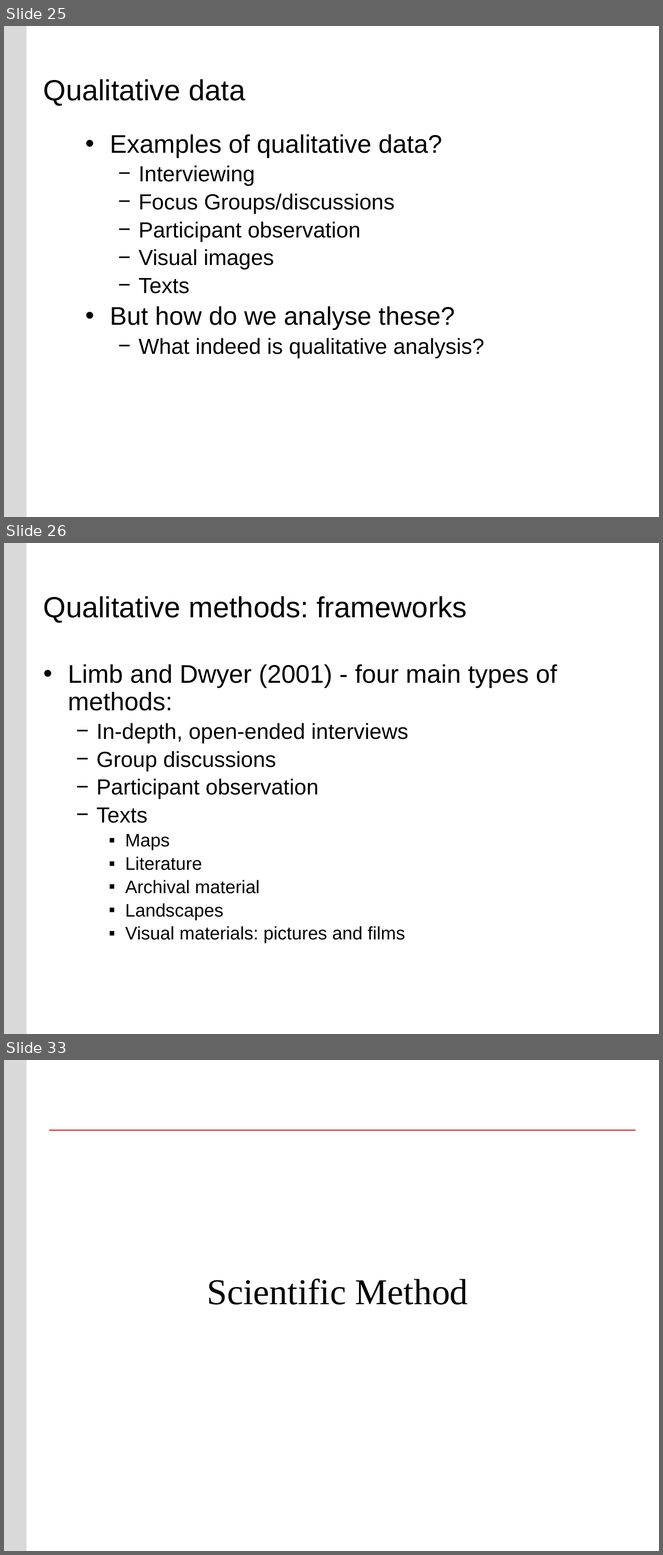
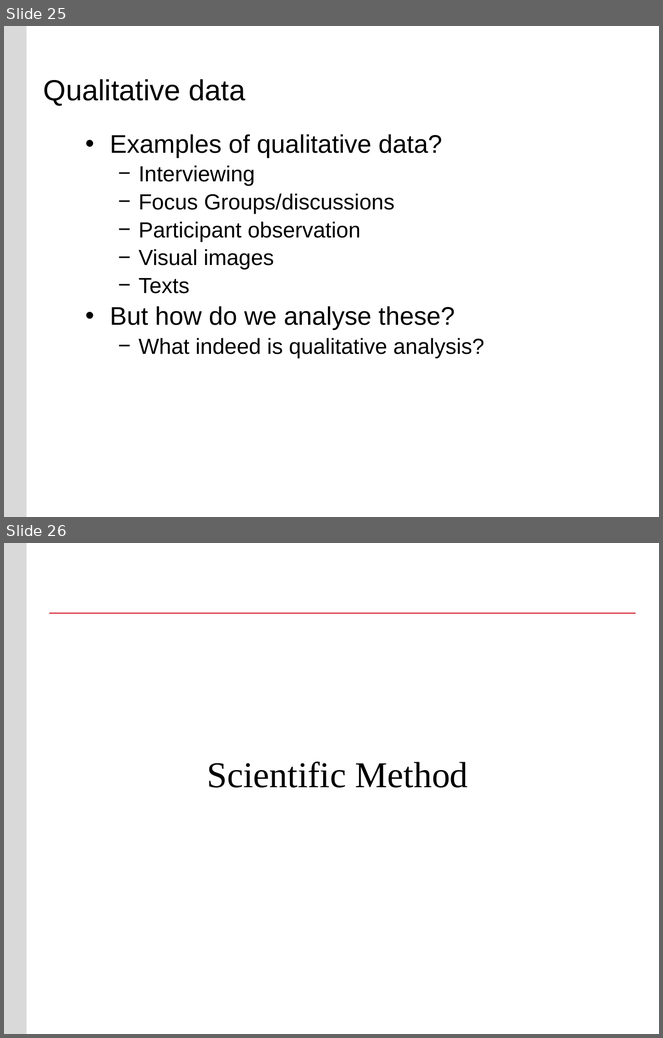
Before and after one commit to buyuhuang/csda1000_FT, a slide deck: day5/1. Lecture/day5_research_design.pptx. Shown one above the other, each under a label of ours: slides 25, 26 and 33 before the commit, slides 25 and 26 after it; the slides between them are not shown. The pictures are 663x1555 and 663x1038 pixels, drawn with LibreOffice and Linux fonts; fonts in the diff are those of the drawing; background and template pictures are left out. Boxes give left, top, right and bottom in pixels: in the first picture for what was removed or moved away, otherwise in the second. Text is boxed around its words. In the diff, an @@ line names an element or a change of style, - is before the commit and + after.

```diff
--- a/day5/1. Lecture/day5_research_design.pptx
+++ b/day5/1. Lecture/day5_research_design.pptx
@@ slide 26 removed at <box>4,543,659,1034</box>, background #FFFFFF; not listed: 1 template element that a slide beside it also shows @@
@@ title removed at <box>44,596,467,623</box> @@
-Qualitative methods: frameworks
@@ text removed at <box>68,664,557,943</box> @@
-• Limb and Dwyer (2001) - four main types of methods:
-  − In-depth, open-ended interviews
-  − Group discussions
-  − Participant observation
-  − Texts
-    ▪ Maps
-    ▪ Literature
-    ▪ Archival material
-    ▪ Landscapes
-    ▪ Visual materials: pictures and films
@@ what was slide 33 is now slide 26 @@
```
Also in this commit, not shown: 3 slides changed, 12 other slides removed, 52 other files.
